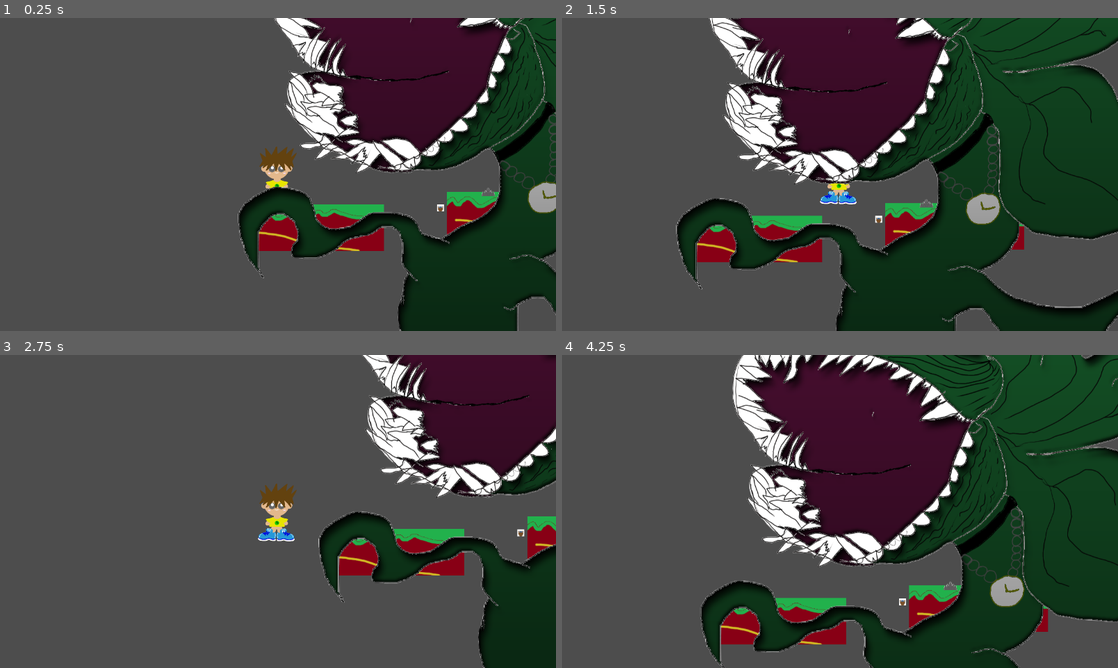
Above: before the commit, frames 1-4 (two rows, left to right).
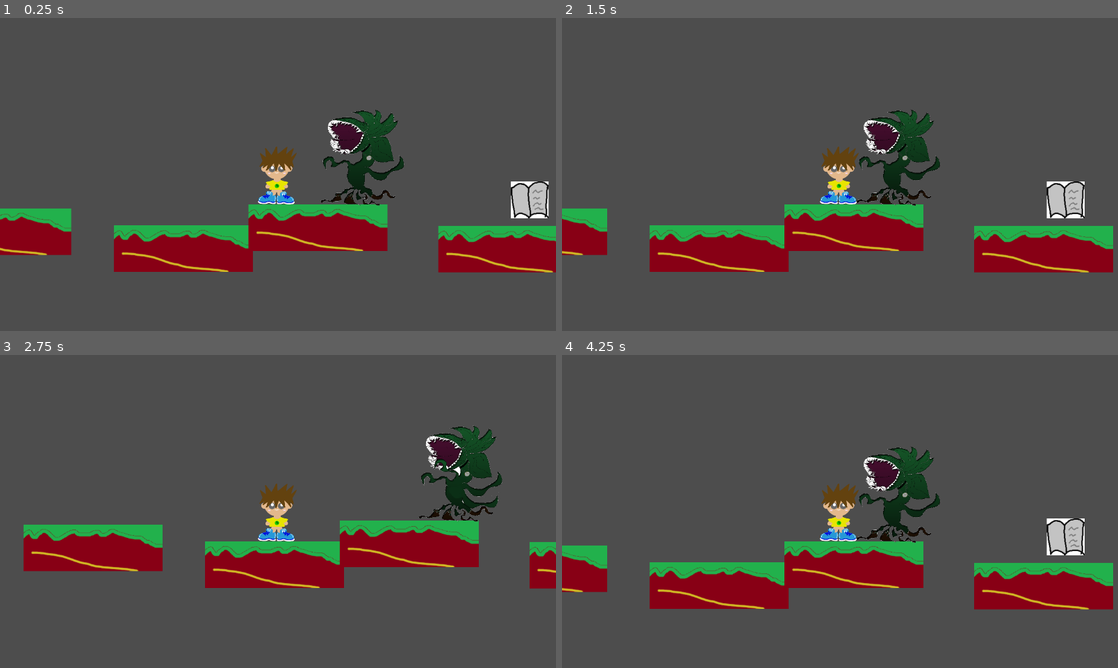
Above: after the commit, the same moments.

Repository: KRuson17/Klankier
Game: Godot game, scene res://Sceny/Q1/world1.tscn
The game is run twice, just before and just after one commit, with the same random seed, the same clock (stepped at 60 frames per second) and the same inputs.
Inputs:
- Up to frame 1 (0.25 s): no input
- Up to frame 2 (1.5 s): tap Enter (ui_accept) at 0.5, 0.77 s; hold Right (ui_right) from 0.53 s (still down)
- Up to frame 3 (2.75 s): tap Enter (ui_accept) at 1.52 s; release Right (ui_right) at 2.03 s; hold Left (ui_left) from 2.03 s (still down)
- Up to frame 4 (4.25 s): release Left (ui_left) at 2.78 s; hold Right (ui_right) from 2.78 s (still down); tap Enter (ui_accept) at 3.02, 3.77 s

The runs differ from the first frame. In frame 1, 42% of the frame differs, in the area x 0-100%, y 0-100%; in frame 2, 60%; in frame 3, 30%; in frame 4, 63%.

Commit message:
ustawianie animacji

Diff:
--- a/Sceny/Q1/plant.tscn
+++ b/Sceny/Q1/plant.tscn
@@ -1,19 +1,49 @@
-[gd_scene load_steps=4 format=3 uid="uid://dwaltwgb3ng3w"]
+[gd_scene load_steps=8 format=3 uid="uid://dwaltwgb3ng3w"]
 
 [ext_resource type="Script" path="res://script/plant.gd" id="1_d5h6i"]
 [ext_resource type="Texture2D" uid="uid://bqb0dm58yqdk2" path="res://asset/Enemy/plant.png" id="1_jn8yn"]
 
+[sub_resource type="AtlasTexture" id="AtlasTexture_xv2kv"]
+atlas = ExtResource("1_jn8yn")
+region = Rect2(0, 0, 1500, 1500)
+
+[sub_resource type="AtlasTexture" id="AtlasTexture_cjrx3"]
+atlas = ExtResource("1_jn8yn")
+region = Rect2(1500, 0, 1500, 1500)
+
+[sub_resource type="AtlasTexture" id="AtlasTexture_21tup"]
+atlas = ExtResource("1_jn8yn")
+region = Rect2(3000, 0, 1500, 1500)
+
+[sub_resource type="SpriteFrames" id="SpriteFrames_sa3do"]
+animations = [{
+"frames": [{
+"duration": 1.0,
+"texture": SubResource("AtlasTexture_xv2kv")
+}, {
+"duration": 1.0,
+"texture": SubResource("AtlasTexture_cjrx3")
+}, {
+"duration": 1.0,
+"texture": SubResource("AtlasTexture_21tup")
+}],
+"loop": true,
+"name": &"default",
+"speed": 3.0
+}]
+
 [sub_resource type="RectangleShape2D" id="RectangleShape2D_vw7o3"]
-size = Vector2(68, 107.5)
+size = Vector2(187, 222)
 
 [node name="plant" type="Area2D" groups=["enemy"]]
 script = ExtResource("1_d5h6i")
 
-[node name="Sprite2D" type="Sprite2D" parent="."]
-texture = ExtResource("1_jn8yn")
+[node name="Sprite2D" type="AnimatedSprite2D" parent="."]
+scale = Vector2(0.15, 0.15)
+sprite_frames = SubResource("SpriteFrames_sa3do")
 
 [node name="CollisionShape2D" type="CollisionShape2D" parent="."]
-position = Vector2(0, 0.25)
+position = Vector2(-0.5, -1)
 shape = SubResource("RectangleShape2D_vw7o3")
 
 [connection signal="body_entered" from="." to="." method="_on_body_entered"]
--- a/Sceny/Q1/pterodactyl.tscn
+++ b/Sceny/Q1/pterodactyl.tscn
@@ -1,47 +1,42 @@
-[gd_scene load_steps=8 format=3 uid="uid://b1a251mvblg7r"]
+[gd_scene load_steps=7 format=3 uid="uid://b1a251mvblg7r"]
 
 [ext_resource type="Script" path="res://script/pterodactyl.gd" id="1_b8kk8"]
 [ext_resource type="Texture2D" uid="uid://6m0f30lu5xm6" path="res://asset/Enemy/ptero.png" id="1_xtdnb"]
 
-[sub_resource type="AtlasTexture" id="AtlasTexture_rk58u"]
+[sub_resource type="AtlasTexture" id="AtlasTexture_8axqt"]
 atlas = ExtResource("1_xtdnb")
-region = Rect2(0, 0, 108, 82)
+region = Rect2(0, 0, 381, 240)
 
-[sub_resource type="AtlasTexture" id="AtlasTexture_hdxlp"]
+[sub_resource type="AtlasTexture" id="AtlasTexture_fqmac"]
 atlas = ExtResource("1_xtdnb")
-region = Rect2(108, 0, 108, 82)
-
-[sub_resource type="AtlasTexture" id="AtlasTexture_v5jad"]
-atlas = ExtResource("1_xtdnb")
-region = Rect2(216, 0, 108, 82)
+region = Rect2(381, 0, 381, 240)
 
 [sub_resource type="SpriteFrames" id="SpriteFrames_entad"]
 animations = [{
 "frames": [{
 "duration": 1.0,
-"texture": SubResource("AtlasTexture_rk58u")
+"texture": SubResource("AtlasTexture_8axqt")
 }, {
 "duration": 1.0,
-"texture": SubResource("AtlasTexture_hdxlp")
-}, {
-"duration": 1.0,
-"texture": SubResource("AtlasTexture_v5jad")
+"texture": SubResource("AtlasTexture_fqmac")
 }],
 "loop": true,
 "name": &"default",
-"speed": 3.0
+"speed": 2.0
 }]
 
 [sub_resource type="RectangleShape2D" id="RectangleShape2D_u6wk8"]
-size = Vector2(108, 82)
+size = Vector2(176, 87)
 
 [node name="pterodactyl" type="Area2D" groups=["enemy"]]
 script = ExtResource("1_b8kk8")
 
 [node name="AnimatedSprite2D" type="AnimatedSprite2D" parent="."]
+scale = Vector2(0.5, 0.5)
 sprite_frames = SubResource("SpriteFrames_entad")
 
 [node name="CollisionShape2D" type="CollisionShape2D" parent="."]
+position = Vector2(7, 2.5)
 shape = SubResource("RectangleShape2D_u6wk8")
 
 [connection signal="body_entered" from="." to="." method="_on_body_entered"]
--- a/Sceny/Q1/thorn.tscn
+++ b/Sceny/Q1/thorn.tscn
@@ -4,15 +4,17 @@
 [ext_resource type="Texture2D" uid="uid://cthv4f2et5l0s" path="res://asset/Enemy/thorn.png" id="1_nxkxa"]
 
 [sub_resource type="RectangleShape2D" id="RectangleShape2D_qaejq"]
-size = Vector2(70, 54)
+size = Vector2(64, 39)
 
 [node name="thorn" type="Area2D" groups=["enemy"]]
 script = ExtResource("1_inani")
 
 [node name="Sprite2D" type="Sprite2D" parent="."]
+scale = Vector2(2, 2)
 texture = ExtResource("1_nxkxa")
 
 [node name="CollisionShape2D" type="CollisionShape2D" parent="."]
+position = Vector2(0, 12.5)
 shape = SubResource("RectangleShape2D_qaejq")
 
 [connection signal="body_entered" from="." to="." method="_on_body_entered"]
--- a/Sceny/Q1/world1.tscn
+++ b/Sceny/Q1/world1.tscn
@@ -36,7 +36,7 @@
 position = Vector2(2557, 481)
 
 [node name="RigidBody2D" parent="." instance=ExtResource("2_qof0f")]
-position = Vector2(658, 67)
+position = Vector2(675, 63)
 
 [node name="thorn" parent="." instance=ExtResource("3_15x6r")]
 position = Vector2(708, 298)
@@ -45,11 +45,11 @@
 position = Vector2(598, 341)
 
 [node name="player" parent="." instance=ExtResource("5_ciuom")]
-position = Vector2(224, 249)
+position = Vector2(2028, 297)
 scale = Vector2(0.3, 0.3)
 
 [node name="plant" parent="." instance=ExtResource("6_okj8m")]
-position = Vector2(2256, 312)
+position = Vector2(2225, 271)
 
 [node name="book" parent="." instance=ExtResource("7_odjdu")]
 position = Vector2(2608, 368)
--- a/script/plant.gd
+++ b/script/plant.gd
@@ -1,4 +1,7 @@
 extends Area2D
+
+func _ready() -> void:
+	$Sprite2D.play("default")
 
 func _on_body_entered(body: Node2D) -> void:
 	if body.is_in_group("player"):
Not shown, added: asset/Ludzik/ludzik-profile-left.png.import
Not shown, added: asset/Ludzik/ludzik-profile-right.png.import
Not shown, added: asset/arena/bloki/cobble.png.import
Not shown, added: asset/arena/bloki/drabina.png.import
Not shown, added: asset/arena/bloki/drzewo 1.png.import
Not shown, added: asset/arena/bloki/drzewo2.png.import
Not shown, added: asset/arena/bloki/mc.png.import
Not shown, added: asset/arena/bloki/most.png.import
Not shown, added: asset/arena/bloki/platforma do poruszania.png.import
Not shown, added: asset/arena/bloki/stalagmity.png.import
Not shown, added: asset/arena/bloki/stalaktyt.png.import
Not shown, added: asset/arena/bloki/wiadro z wodą.png.import
(and 6 more such lines)
